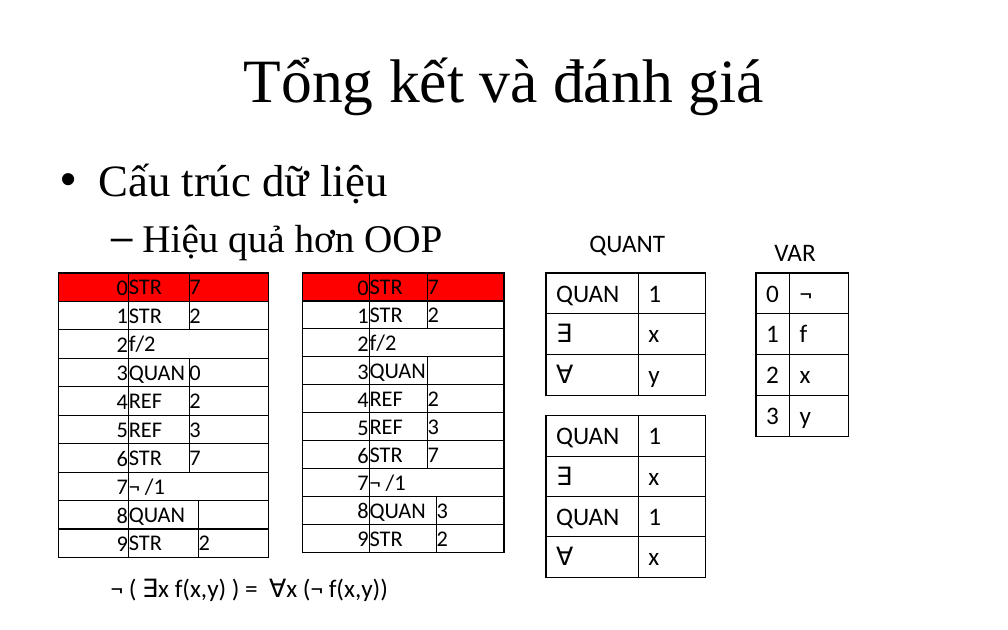
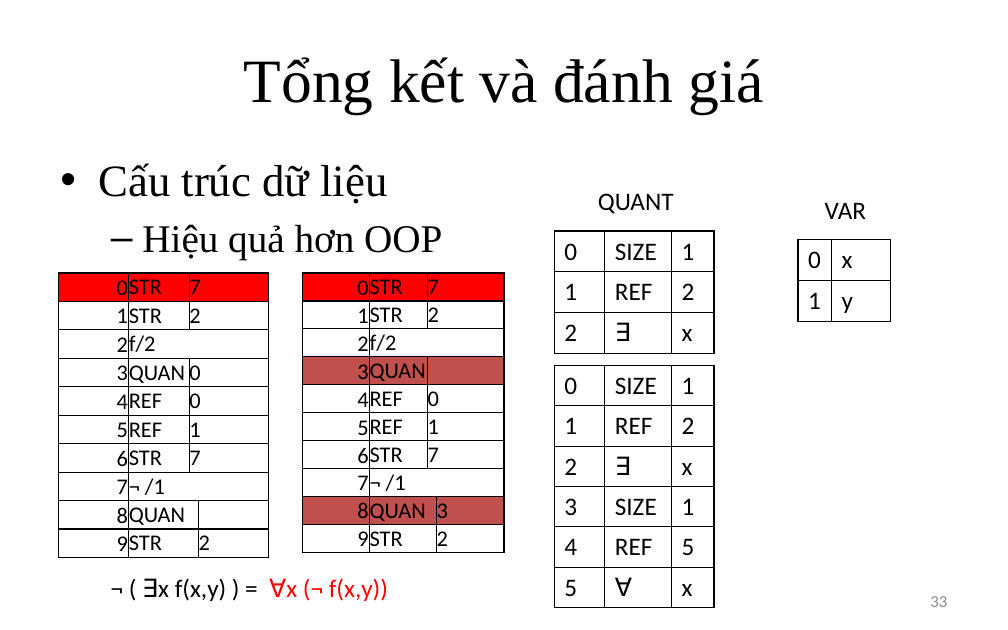
Before and after one commit to giang-rocker/logic, a slide deck: slide 33 of Report/SUY LUẬN TỰ NHIÊN.pptx (slide 23 before the commit). Drawn at 1008x630 pixels with LibreOffice and Linux fonts; fonts in the diff are those of the drawing. Boxes give left, top, right and bottom in pixels: in the first picture for what was removed or moved away, otherwise in the second. Text is boxed around its words. In the diff, an @@ line names an element or a change of style, - is before the commit and + after.

```diff
--- a/Report/SUY LUẬN TỰ NHIÊN.pptx
+++ b/Report/SUY LUẬN TỰ NHIÊN.pptx
@@ text "QUANT": place and size @@
-text "QUANT" at [589, 235, 665, 256]
+text "QUANT" at [598, 193, 674, 214]
@@ text "VAR": place and size @@
-text "VAR" at [774, 244, 815, 261]
+text "VAR" at [825, 202, 866, 219]
@@ table at [554, 231, 714, 352] @@
-column 1: QUAN | ∃ | ∀
-column 2: 1 | x | y
+column 1: 0 | 1 | 2
+column 2: SIZE | REF | ∃
+column 3: 1 | 2 | x
@@ table: place and size @@
-table at [546, 273, 707, 394]
+table at [554, 231, 714, 352]
@@ table at [798, 240, 890, 321] @@
-row 1: 0 | ¬
-row 2: 1 | f
-row 3: 2 | x
-row 4: 3 | y
+row 1: 0 | x
+row 2: 1 | y
@@ table: place and size @@
-table at [756, 273, 848, 434]
+table at [798, 240, 890, 321]
@@ table at [58, 273, 267, 554] @@
-row 5, column 3: 2
+row 5, column 3: 0
-row 6, column 3: 3
+row 6, column 3: 1
@@ table at [302, 273, 505, 557] @@
-row 5, column 3: 2
+row 5, column 3: 0
-row 6, column 3: 3
+row 6, column 3: 1
@@ fill #FFFFFF to #C0504D in 6 cells @@
@@ table at [554, 365, 714, 607] @@
-QUAN | 1
-∃ | x
-QUAN | 1
-∀ | x
+0 | SIZE | 1
+1 | REF | 2
+2 | ∃ | x
+3 | SIZE | 1
+4 | REF | 5
+5 | ∀ | x
@@ table: place and size @@
-table at [546, 415, 707, 577]
+table at [554, 365, 714, 607]
@@ text "= ∀x (¬ f(x,y))" at [286, 578, 388, 601]: text colour #000000 to #FF0000 @@
@@ page number added at [930, 596, 947, 607], 12 pt, text #8C8C8C @@
+33
```
Also in this commit, not shown: 23 other slides changed, 11 slides added, 1 slide removed, 7 other files.
